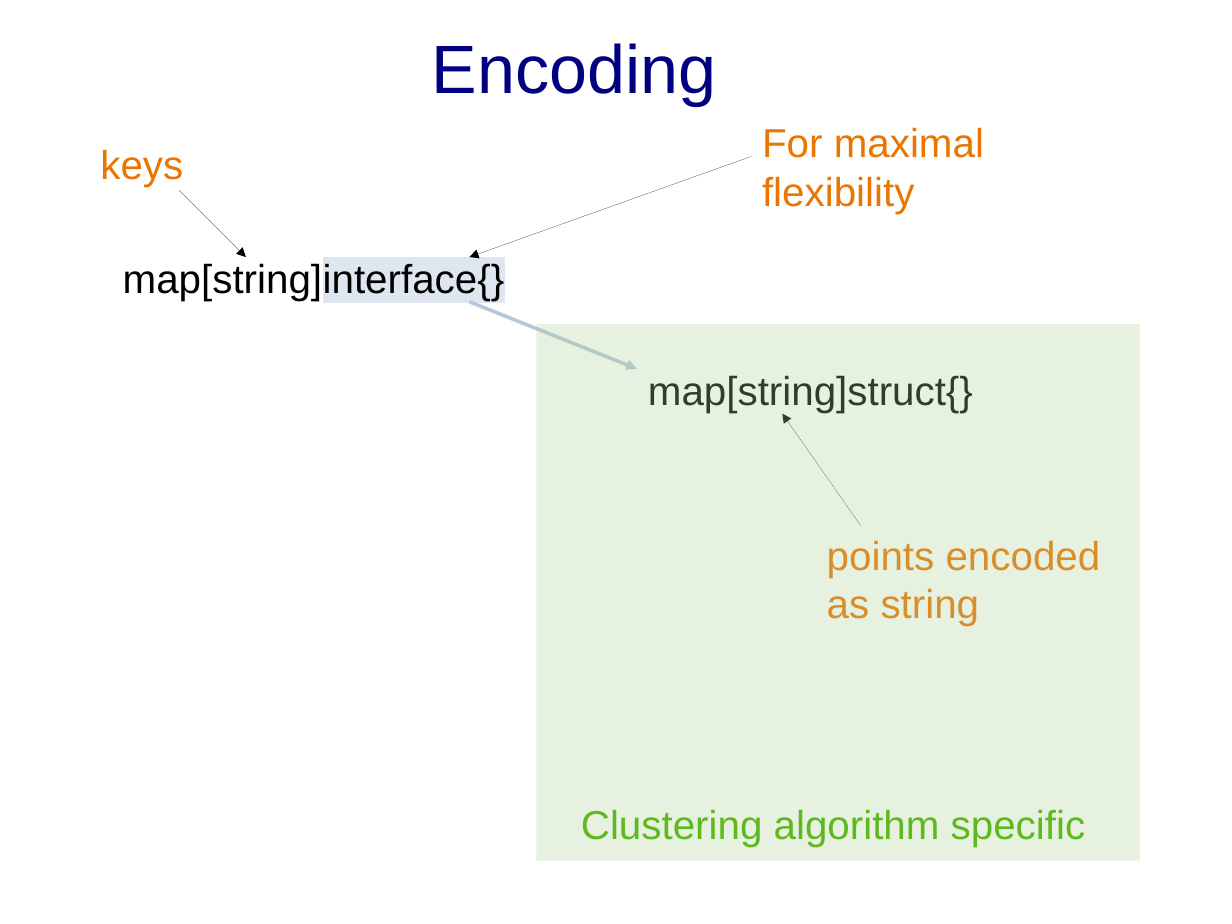
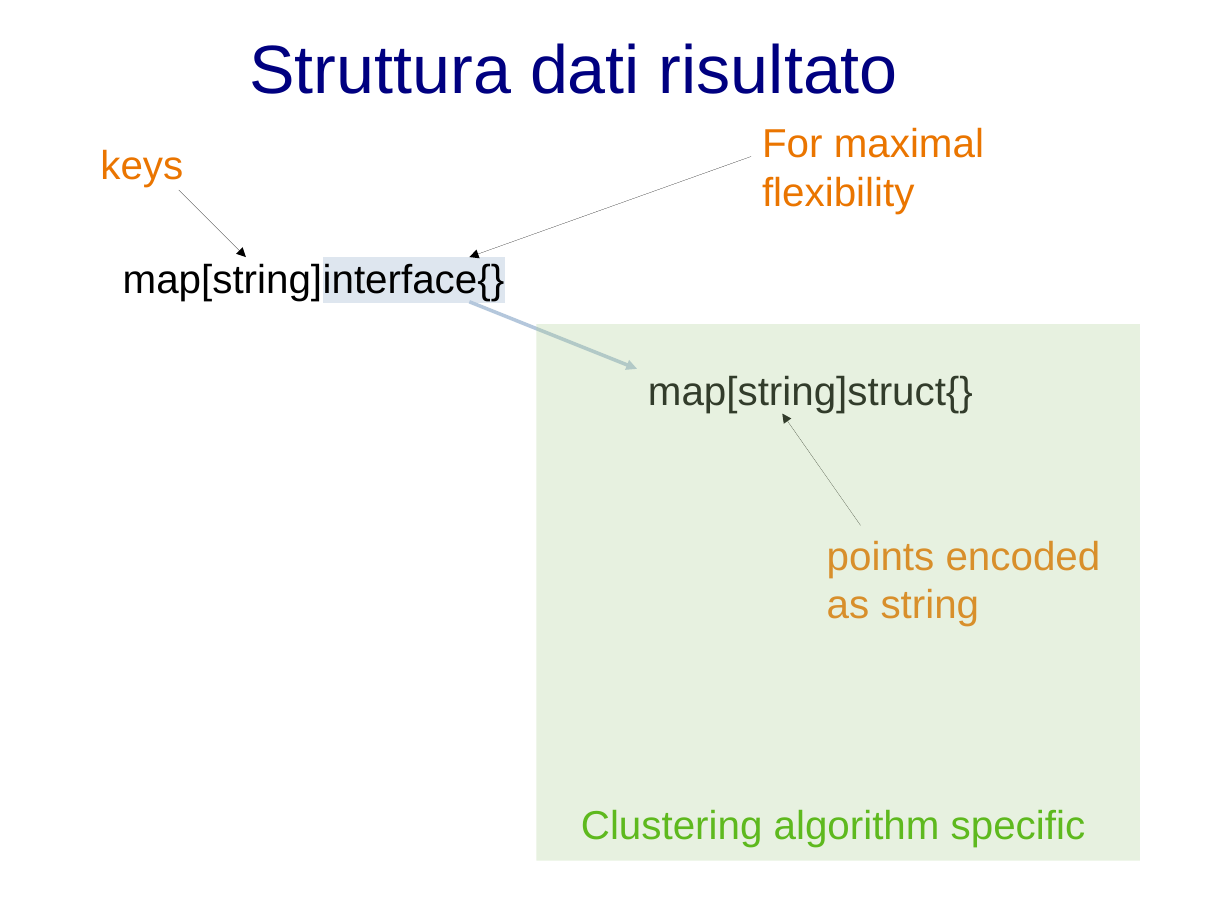
Before and after one commit to sgaragagghu/sdcc-documentazione, a slide deck: slide 7 of to_delete/presentazione.odp. Drawn at 1232x924 pixels with LibreOffice and Linux fonts; fonts in the diff are those of the drawing. Boxes give left, top, right and bottom in pixels: in the first picture for what was removed or moved away, otherwise in the second. Text is boxed around its words. In the diff, an @@ line names an element or a change of style, - is before the commit and + after.

```diff
--- a/to_delete/presentazione.odp
+++ b/to_delete/presentazione.odp
@@ title at <box>250,43,898,94</box>: text changed @@
-Encoding
+Struttura dati risultato
```
Also in this commit, not shown: 2 other slides changed.
